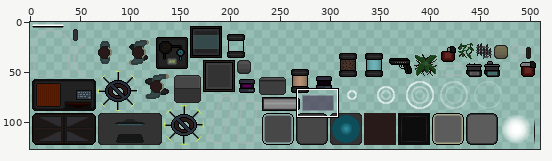
Two states of a sprite sheet, res/gfx/graphics.png. The picture above shows the old version from afar; the outline marks the close-up.
Close-up. Before:
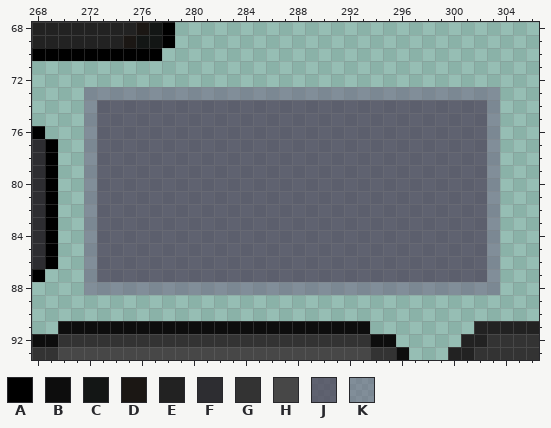
The file is 512x128 pixels. Pixels under 10% opacity are left out. Colours within 5 levels of each other are drawn and written as one. Shown: x 268..306, y 68..93. The wide view leaves out empty margins.
Palette (. is transparent): A #000000  B #0d0d0d  C #131615  D #1b1714  E #222222  F #2d2d31  G #333333  H #474747  J #4d445ac0  K #6c5e7e80
Pixels before, first column x 268:
68 EEEEEEEEDCA............................
69 EEEEEEEDCCA............................
70 AAAAAAAAAA.............................
71 .......................................
72 .......................................
73 ....KKKKKKKKKKKKKKKKKKKKKKKKKKKKKKKK...
74 ....KJJJJJJJJJJJJJJJJJJJJJJJJJJJJJJK...
75 ....KJJJJJJJJJJJJJJJJJJJJJJJJJJJJJJK...
76 A...KJJJJJJJJJJJJJJJJJJJJJJJJJJJJJJK...
77 FA..KJJJJJJJJJJJJJJJJJJJJJJJJJJJJJJK...
78 FA..KJJJJJJJJJJJJJJJJJJJJJJJJJJJJJJK...
79 FA..KJJJJJJJJJJJJJJJJJJJJJJJJJJJJJJK...
80 FA..KJJJJJJJJJJJJJJJJJJJJJJJJJJJJJJK...
81 FA..KJJJJJJJJJJJJJJJJJJJJJJJJJJJJJJK...
82 FA..KJJJJJJJJJJJJJJJJJJJJJJJJJJJJJJK...
83 FA..KJJJJJJJJJJJJJJJJJJJJJJJJJJJJJJK...
84 FA..KJJJJJJJJJJJJJJJJJJJJJJJJJJJJJJK...
85 FA..KJJJJJJJJJJJJJJJJJJJJJJJJJJJJJJK...
86 FA..KJJJJJJJJJJJJJJJJJJJJJJJJJJJJJJK...
87 A...KJJJJJJJJJJJJJJJJJJJJJJJJJJJJJJK...
88 ....KKKKKKKKKKKKKKKKKKKKKKKKKKKKKKKK...
89 .......................................
90 .......................................
91 ..BBBBBBBBBBBBBBBBBBBBBBBB........EEEEE
92 BBGGGGGGGGGGGGGGGGGGGGGGGGBB.....EEGGGG
93 GGHHHHHHHHHHHHHHHHHHHHHHHHGGB...EEGGGGG
After:
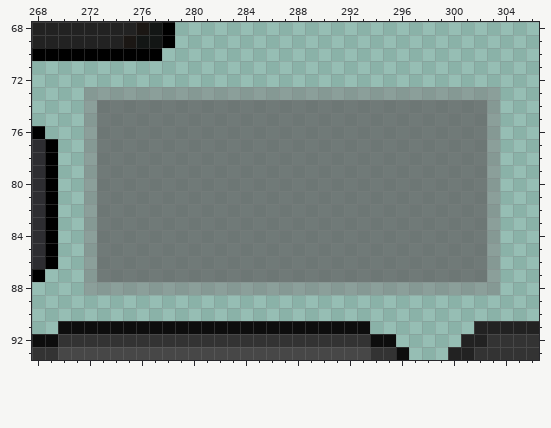
What changed:
Colour J changes from #4d445ac0 to #646464c0.
Colour K changes from #6c5e7e80 to #80808080.
